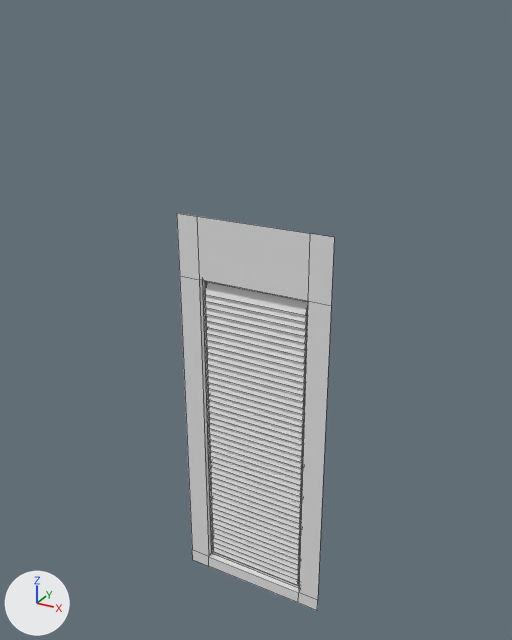
Renders of the FBX model ShortBurn/Assets/Bram/Models/SM/SM_Raam_01_1M.fbx from each side of a commit.
One viewpoint serves both versions: a 50 mm lens placed at (2.37, -3.34, 3.7), pointed at (0.47, 0.11, 1.98). The axes (+X, +Y, +Z) are drawn at lower left. The lights are the same throughout. Mesh edges are drawn as thin lines. Where no turn or scale is listed for an object, it has been applied to the vertices.

In view in the first picture: 'SM_Raam_01_1M'.
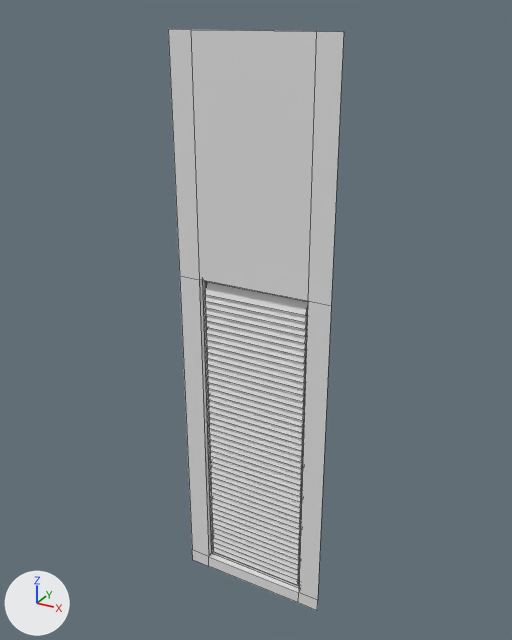
What differs and where, as boxes [x1, y1, x2, y2] in the pictures (512 x 640 px; the box of a moved part takes in the faces that stretch with it):
```json
{"object": "SM_Raam_01_1M", "change": "reshaped", "before": [177, 213, 334, 610], "after": [168, 29, 344, 610], "on screen": "12% wider, 46% taller"}
{"part": 1, "of": "me_plane_007", "change": "moved or reshaped", "before": [177, 213, 334, 306], "after": [168, 29, 344, 306]}
```

The change, as JSON lines over the scene's bpy script:
```json
{"block": "me_plane_007", "where": "me_plane_007.from_pydata(...)  # 228 vertices, 79 faces; spans x 0.0..1.0, y 0.0..0.07, z 0.0..2.6"}
{"block": "me_plane_007", "where": "# used by ob_sm_raam_01_1m; location = (0.0, 0.0, 0.0)"}
{"block": "me_plane_007", "where": "# before: 1 (0.0, 0.0, 2.6) at pixel (176, 213), 3 (1.0, 0.0, 2.6) at pixel (334, 237), 6 (0.14, 0.0, 2.6) at pixel (196, 216), 7 (0.86, 0.0, 2.6) at pixel (309, 233)"}
{"block": "me_plane_007", "change": "me_plane_007 part 1"}
{"op": "add", "block": "me_plane_007", "code": "for i in [1, 3, 6, 7]: me_plane_007.vertices[i].co += Vector((0.0, 0.0, 1.0))"}
```
